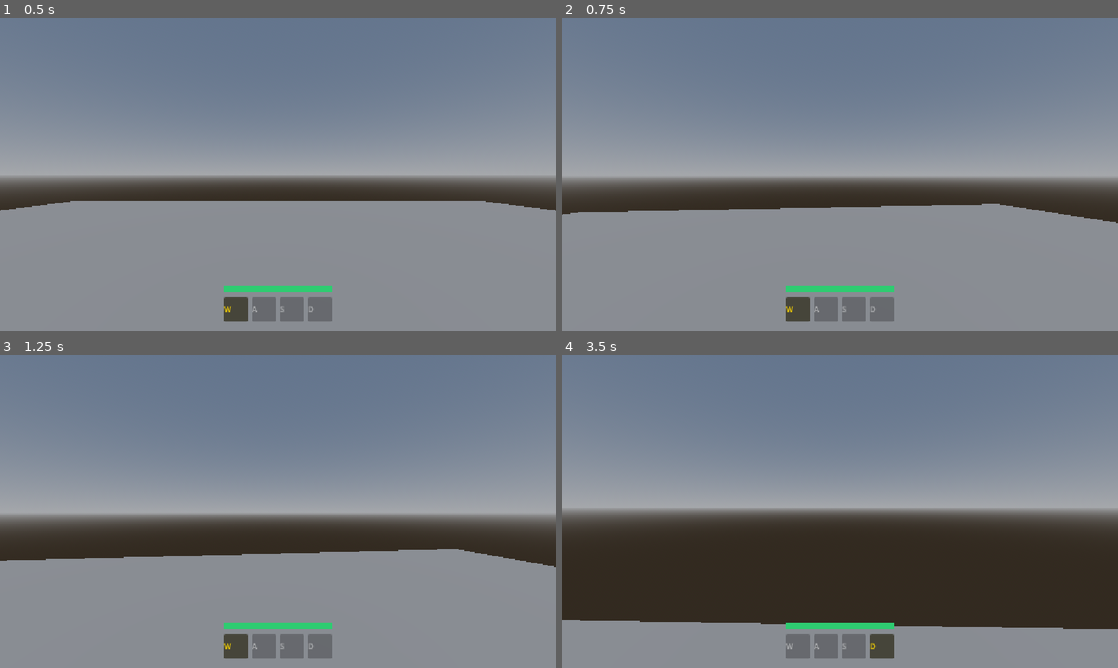
Above: before the commit, frames 1-4 (two rows, left to right).
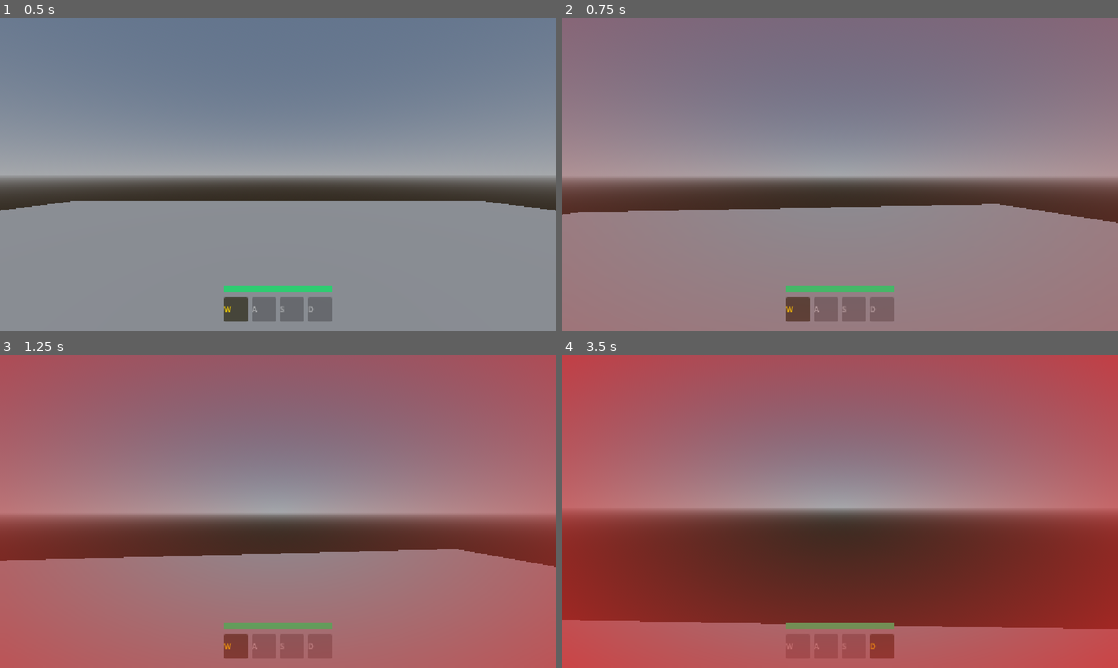
Above: after the commit, the same moments.

Repository: Fahmi-mi/my-first-rpg
Game: Godot game, scene res://src/world/test_world.tscn
Same seed, same stepped clock (60 frames per second), same inputs: the game is played once before the commit and once after it.
Inputs (mouse positions are in pixels of both pictures, inside the frame that each line leads up to):
- Up to frame 1 (0.5 s): no input
- Up to frame 2 (0.75 s): tap Enter at 0.5 s; move the mouse to (867, 174) at 0.52 s; hold X (move_forward) from 0.53 s (still down); tap Shift (jump) at 0.6 s
- Up to frame 3 (1.25 s): keep holding X (move_forward); tap Shift (jump) at 0.77, 1.07 s
- Up to frame 4 (3.5 s): keep holding X (move_forward); move the mouse to (812, 511) at 1.27 s; tap P (interact) at 1.35 s; tap Shift (jump) at 1.52, 1.55, 1.82, 2.3, 3.02, 3.05, 3.32 s; move the mouse to (851, 505) at 2.02 s; hold A (slot_a) 2.03-2.78 s; move the mouse to (834, 517) at 2.77 s; tap D (slot_d) at 2.85 s

Frame 1 is identical in both runs. In frame 2, 4.3% of the frame differs, in the area x 0-100%, y 0-100%; in frame 3, 79%; in frame 4, 90%.

Commit message:
feat: implement whisper personality system with dynamic screen color overlay

Diff:
--- a/src/autoload/event_bus.gd
+++ b/src/autoload/event_bus.gd
@@ -10,6 +10,7 @@
 
 # tegar's whisper of thoughts
 signal voice_triggered(audio_key: String)
+signal whisper_effect_triggered(color: Color, duration: float)
 
 # inventory
 signal inventory_updated(slots: Array)
--- a/src/autoload/voice_manager.gd
+++ b/src/autoload/voice_manager.gd
@@ -8,6 +8,16 @@
 var voice_clips: Dictionary = {}
 # voice events that have been triggered
 var triggered_events: Dictionary = {}
+
+enum Personality { NONE, BRAVE, POPULAR, ESCAPIST, HOMETOWN }
+# screen filter colors for each personality
+const PERSONALITY_COLORS = {
+	Personality.BRAVE: Color(0.9, 0.15, 0.15, 0.7),
+	Personality.POPULAR: Color(1.0, 0.85, 0.2, 0.7),
+	Personality.ESCAPIST: Color(0.2, 0.6, 1.0, 0.7),
+	Personality.HOMETOWN: Color(0.2, 0.8, 0.3, 0.7)
+
+}
 
 func _ready() -> void:
 	audio_player = AudioStreamPlayer.new()
@@ -29,6 +39,25 @@
 
 	triggered_events[trigger_key] = true
 
+func play_whisper(trigger_key: String, personality: Personality = Personality.NONE, only_once: bool = true) -> void:
+	if only_once and triggered_events.has(trigger_key):
+		return
+
+	var stream: AudioStream = _get_or_load_stream(trigger_key)
+	var duration: float = 2.5
+
+	if stream != null:
+		audio_player.stream
+		audio_player.play()
+		if stream.get_length() > 0:
+			duration = stream.get_length()
+	else:
+		print("[VoiceManager] Whisper '%s' called (personality: %d)" % [trigger_key, personality])
+
+	triggered_events[trigger_key] = true
+	if personality != Personality.NONE and PERSONALITY_COLORS.has(personality):
+		EventBus.whisper_effect_triggered.emit(PERSONALITY_COLORS[personality], duration)
+
 # auto load from folder by key name
 func _get_or_load_stream(key: String) -> AudioStream:
 	if voice_clips.has(key):
--- a/src/entities/player/player.tscn
+++ b/src/entities/player/player.tscn
@@ -1,11 +1,13 @@
 [gd_scene format=3 uid="uid://c41mykv688cxe"]
 
 [ext_resource type="Script" uid="uid://5kyst5yf7t4l" path="res://src/entities/player/player_controller.gd" id="1_4m8ck"]
+[ext_resource type="Script" uid="uid://dbh1b7d7ads3d" path="res://src/ui/hud/whisper_overlay.gd" id="1_oih67"]
 [ext_resource type="Script" uid="uid://cr8d614m2l6ds" path="res://src/entities/player/player_inventory.gd" id="2_vt6n5"]
 [ext_resource type="PackedScene" uid="uid://bdl2glnar40nr" path="res://src/ui/hud/inventory_hud.tscn" id="3_muk8e"]
 [ext_resource type="PackedScene" uid="uid://c5oage2p1tcm5" path="res://src/ui/captcha/captcha_popup.tscn" id="4_wrxq6"]
 [ext_resource type="Script" uid="uid://beuytmpglhgwg" path="res://src/core/health_component.gd" id="5_ketdh"]
 [ext_resource type="PackedScene" uid="uid://ce4wecgbwiaes" path="res://src/ui/hud/health_bar.tscn" id="6_0mfjg"]
+[ext_resource type="PackedScene" uid="uid://s6o41skl3van" path="res://src/ui/hud/whisper_overlay.tscn" id="7_eb65w"]
 
 [sub_resource type="CapsuleShape3D" id="CapsuleShape3D_w8cqn"]
 
@@ -31,3 +33,6 @@
 script = ExtResource("5_ketdh")
 
 [node name="HealthBar" parent="." unique_id=257216793 instance=ExtResource("6_0mfjg")]
+
+[node name="WhisperOverlay" parent="." unique_id=481376132 instance=ExtResource("7_eb65w")]
+script = ExtResource("1_oih67")
--- a/src/entities/player/player_controller.gd
+++ b/src/entities/player/player_controller.gd
@@ -73,6 +73,8 @@
 		velocity.y = jump_velocity
 		#test audio function
 		#VoiceManager.play_voice("test_audio")
+		#test color filter audio
+		VoiceManager.play_whisper("test_audio", VoiceManager.Personality.BRAVE, false)
 
 	var raw_input: Vector2 = Input.get_vector("move_left", "move_right", "move_forward", "move_backward")
 
--- /dev/null
+++ b/src/ui/hud/whisper_overlay.gd
@@ -0,0 +1,23 @@
+extends CanvasLayer
+
+@onready var vignette: TextureRect = $Vignette
+var active_tween: Tween
+
+func _ready() -> void:
+	vignette.modulate.a = 0.0
+	EventBus.whisper_effect_triggered.connect(_on_whisper_effect)
+
+func _on_whisper_effect(color: Color, duration: float) -> void:
+	if active_tween and active_tween.is_valid():
+		active_tween.kill()
+
+	vignette.modulate = color
+	vignette.modulate.a = 0.0
+
+	active_tween = create_tween()
+	# fade in (0.4 second)
+	active_tween.tween_property(vignette, "modulate:a", color.a, 0.4)
+	# hold duration
+	active_tween.tween_interval(max(0.1, duration - 0.8))
+	# fade out (0.6 second)
+	active_tween.tween_property(vignette, "modulate:a", 0.0, 0.6)
--- /dev/null
+++ b/src/ui/hud/whisper_overlay.tscn
@@ -0,0 +1,23 @@
+[gd_scene format=3 uid="uid://s6o41skl3van"]
+
+[sub_resource type="Gradient" id="Gradient_hkscw"]
+colors = PackedColorArray(1, 1, 1, 0, 1, 1, 1, 1)
+
+[sub_resource type="GradientTexture2D" id="GradientTexture2D_w8cqn"]
+gradient = SubResource("Gradient_hkscw")
+fill = 1
+fill_from = Vector2(0.5, 0.5)
+fill_to = Vector2(1, 1)
+
+[node name="WhisperOverlay" type="CanvasLayer" unique_id=481376132]
+layer = 3
+
+[node name="Vignette" type="TextureRect" parent="." unique_id=1746944848]
+modulate = Color(1, 1, 1, 0)
+anchors_preset = 15
+anchor_right = 1.0
+anchor_bottom = 1.0
+grow_horizontal = 2
+grow_vertical = 2
+mouse_filter = 2
+texture = SubResource("GradientTexture2D_w8cqn")
Not shown, added: src/ui/hud/whisper_overlay.gd.uid
